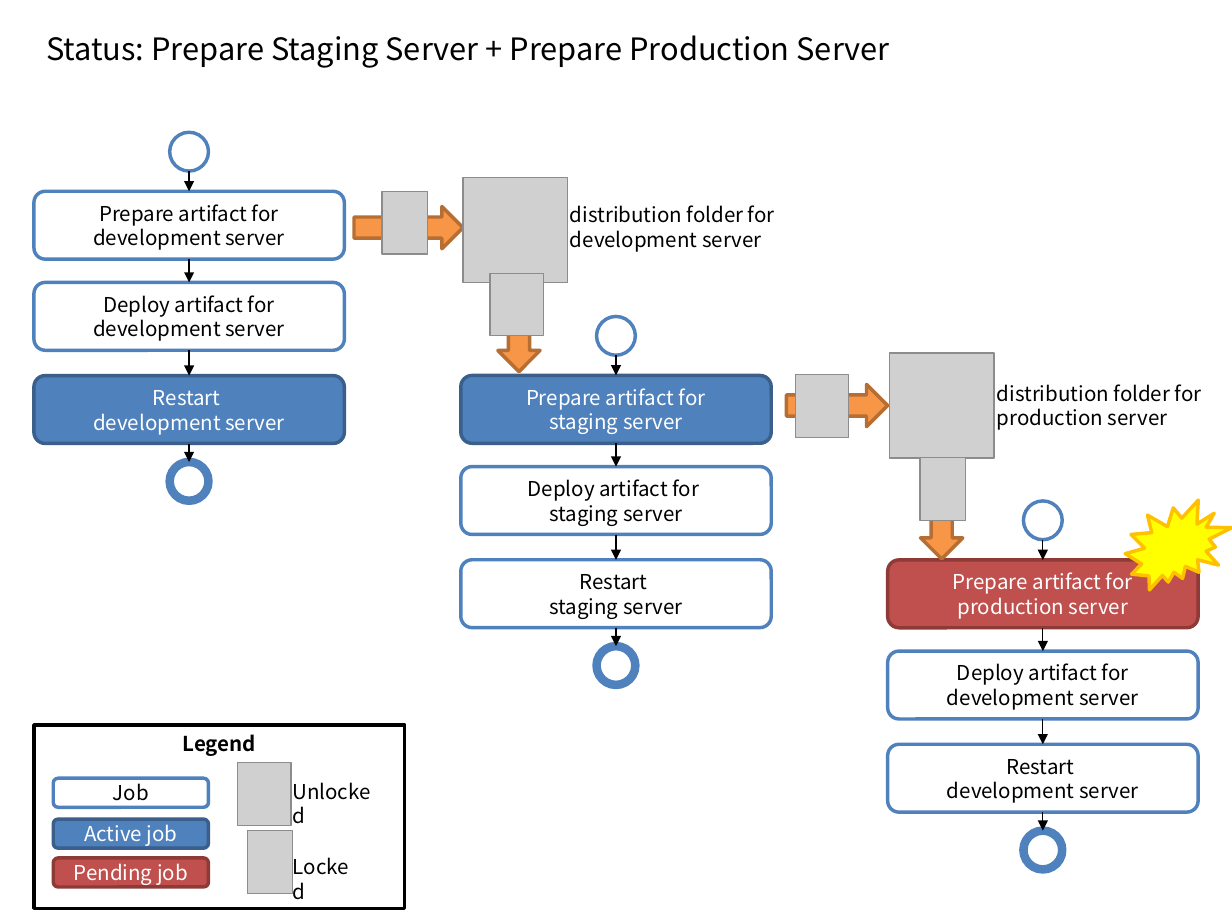
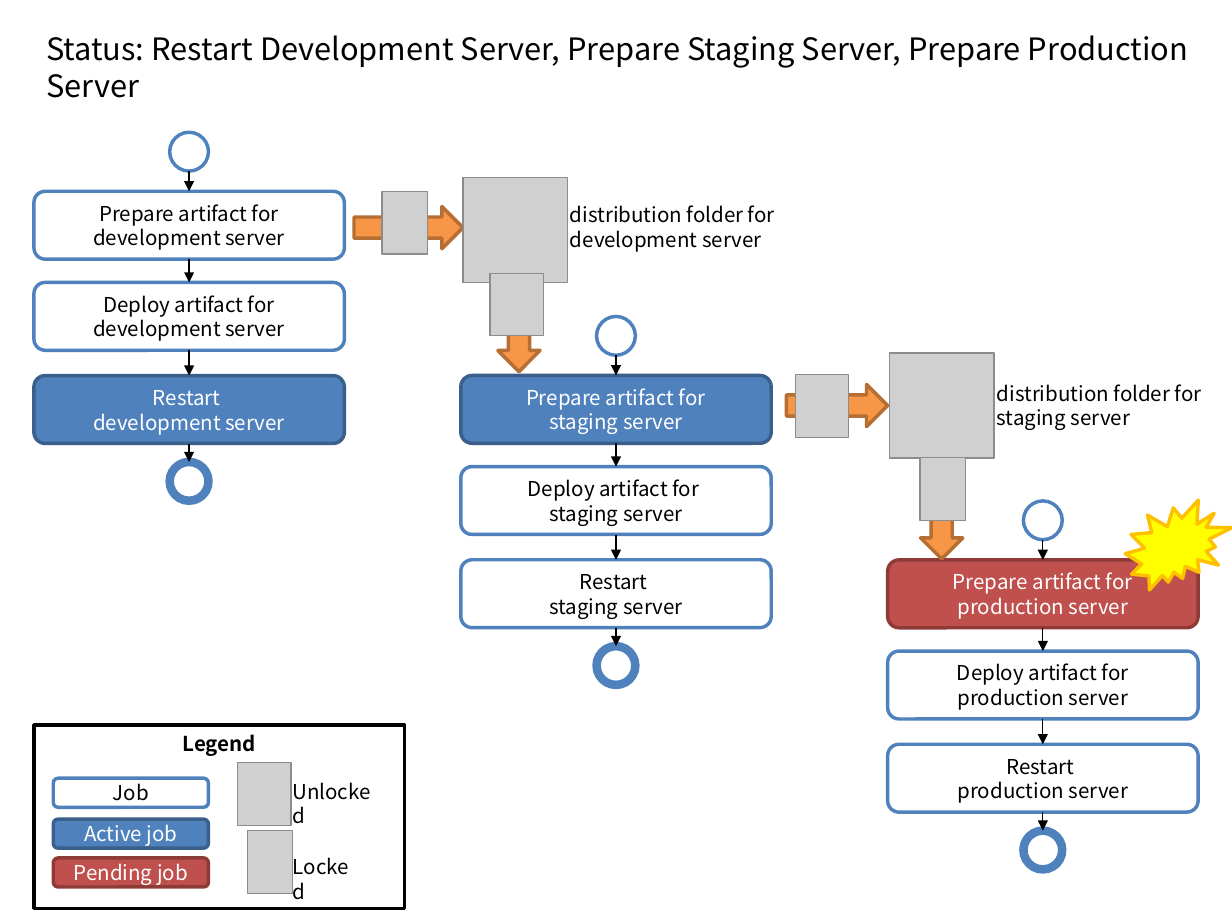
Before and after one commit to kwbaek/codelabor, a slide deck: slide 5 of documentation/draft/ci-environment/locks-and-latches.pptx. Drawn at 1232x924 pixels with LibreOffice and Linux fonts; fonts in the diff are those of the drawing; grey boxes stand for pictures. Boxes give left, top, right and bottom in pixels: in the first picture for what was removed or moved away, otherwise in the second. Text is boxed around its words. In the diff, an @@ line names an element or a change of style, - is before the commit and + after.

```diff
--- a/documentation/draft/ci-environment/locks-and-latches.pptx
+++ b/documentation/draft/ci-environment/locks-and-latches.pptx
@@ text at [46, 35, 1188, 68]: text changed @@
-Status: Prepare Staging Server + Prepare Production Server
+Status: Restart Development Server, Prepare Staging Server, Prepare Production Server
@@ text at [997, 384, 1202, 430]: text changed @@
-distribution folder for production server
+distribution folder for staging server
@@ text in rounded rectangle at [957, 663, 1129, 710]: text changed @@
-Deploy artifact for development server
+Deploy artifact for production server
@@ text in rounded rectangle at [957, 781, 1128, 803]: text changed @@
-development server
+production server
```
Also in this commit, not shown: 3 other slides changed, 1 slide added, 3 other files.
